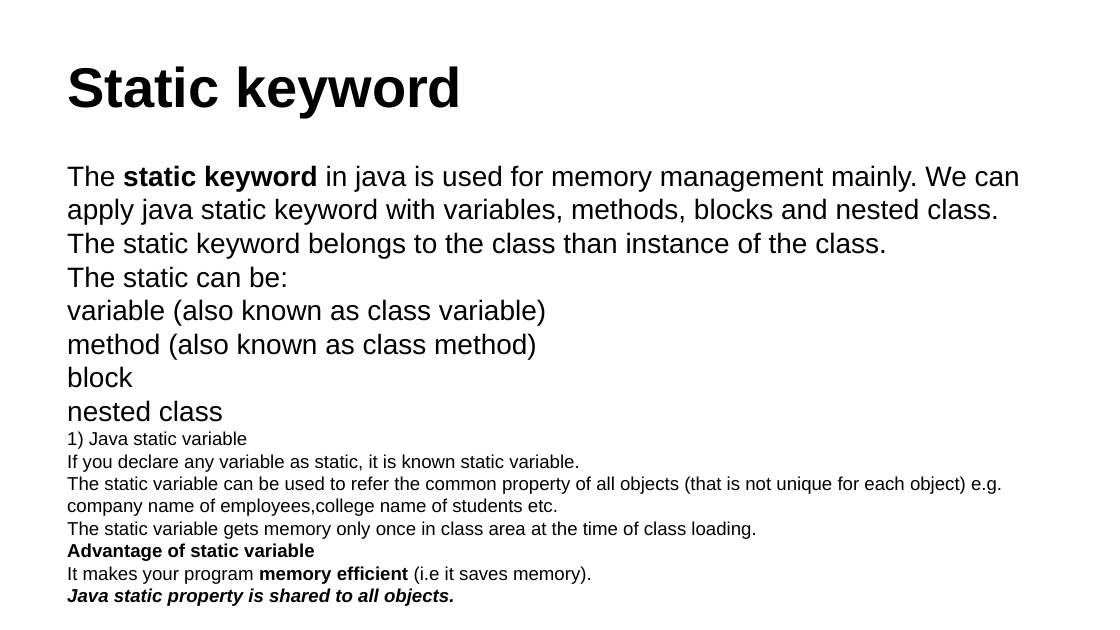
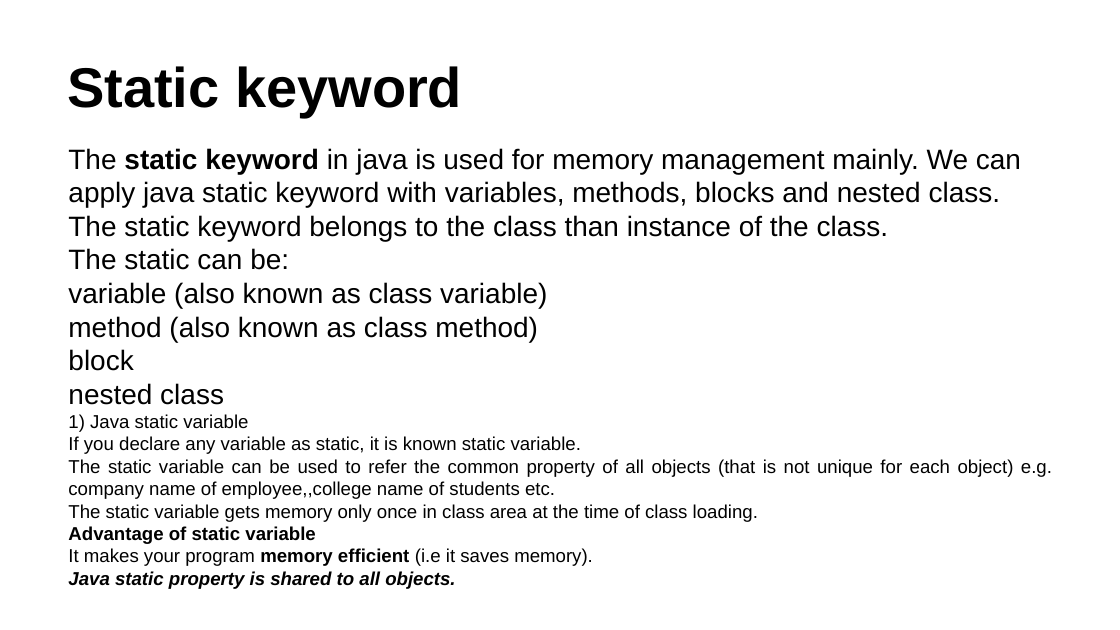
Before and after one commit to raghuprasadks/acharyafullstackfdp, a slide deck: slide 43 of day1/presentation/Java_recap.pptx. Drawn at 1120x630 pixels with LibreOffice and Linux fonts; fonts in the diff are those of the drawing. Boxes give left, top, right and bottom in pixels: in the first picture for what was removed or moved away, otherwise in the second. Text is boxed around its words. In the diff, an @@ line names an element or a change of style, - is before the commit and + after.

```diff
--- a/day1/presentation/Java_recap.pptx
+++ b/day1/presentation/Java_recap.pptx
@@ text "The static keyword in java ...": place and size @@
-text "The static keyword in java ..." at <box>67,165,1020,606</box>
+text "The static keyword in java ..." at <box>68,148,1052,589</box>
@@ text at <box>68,459,1052,499</box>: text changed @@
-The static variable can be used to refer the common property of all objects (that is not unique for each object) e.g. company name of employees,college name of students etc.
+The static variable can be used to refer the common property of all objects (that is not unique for each object) e.g. company name of employee,,college name of students etc.
```
Also in this commit, not shown: 28 other slides changed, 2 other files.
